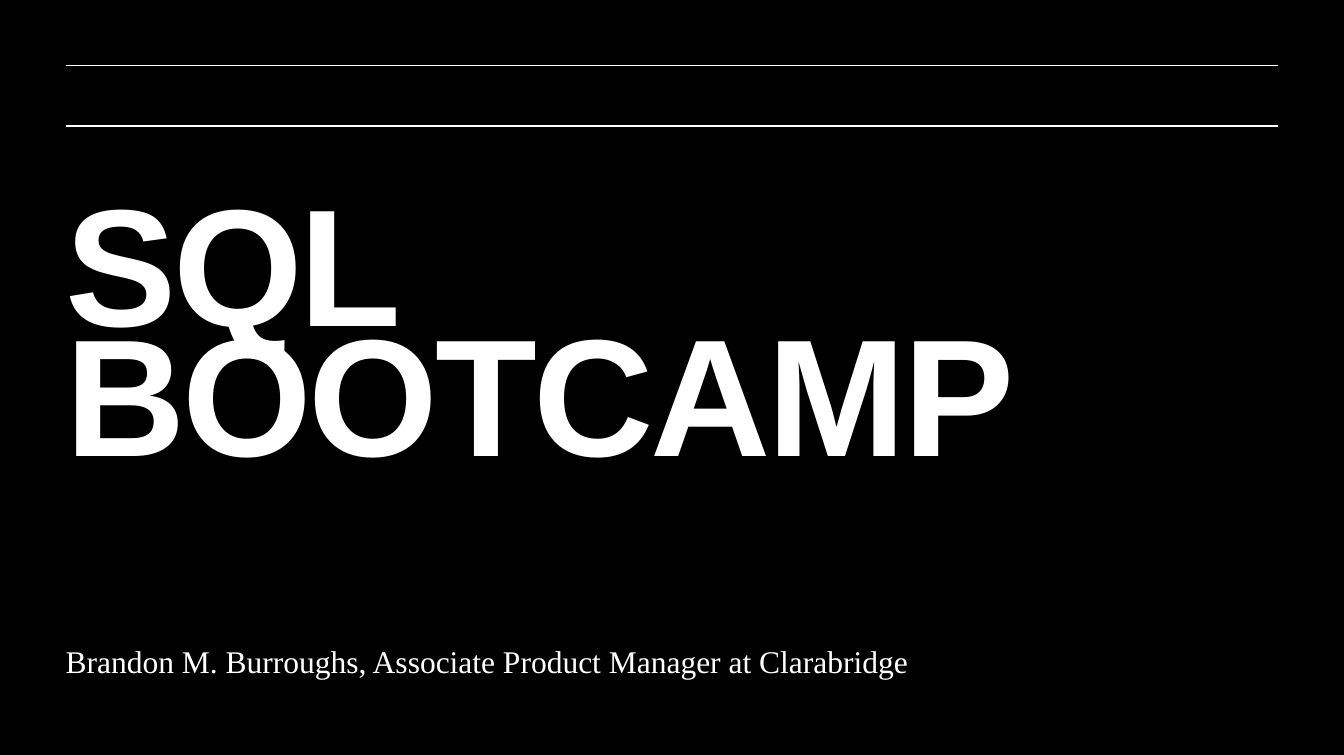
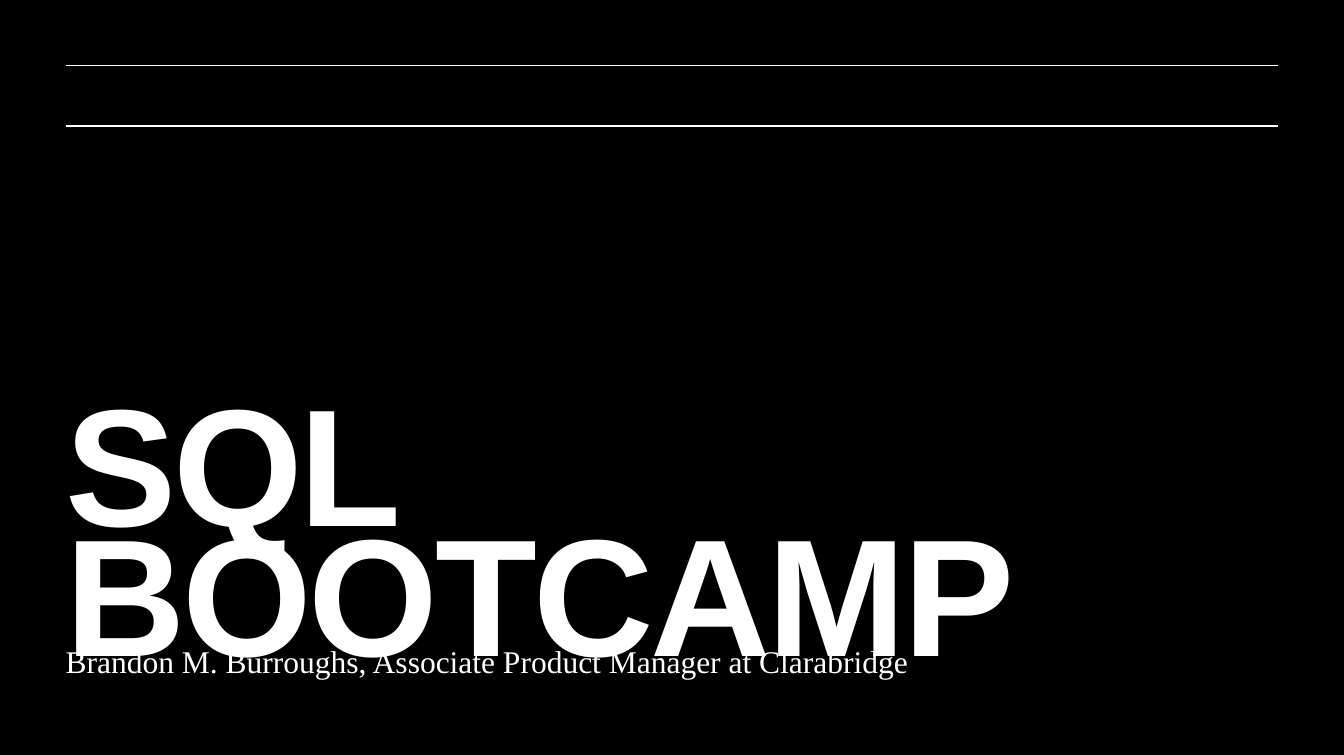
Before and after one commit to brandonmburroughs/sql_bootcamp, a slide deck: slide 1 of Slides/SQL Bootcamp.pptx. Drawn at 1344x755 pixels with LibreOffice and Linux fonts; fonts in the diff are those of the drawing; background and template pictures are left out. Boxes give left, top, right and bottom in pixels: in the first picture for what was removed or moved away, otherwise in the second. Text is boxed around its words. In the diff, an @@ line names an element or a change of style, - is before the commit and + after.

```diff
--- a/Slides/SQL Bootcamp.pptx
+++ b/Slides/SQL Bootcamp.pptx
@@ text "SQL BOOTCAMP" rewrapped from (66, 209, 1015, 458) to (66, 409, 1015, 680) @@
```
Also in this commit, not shown: 1 other slide changed, 1 other file.
